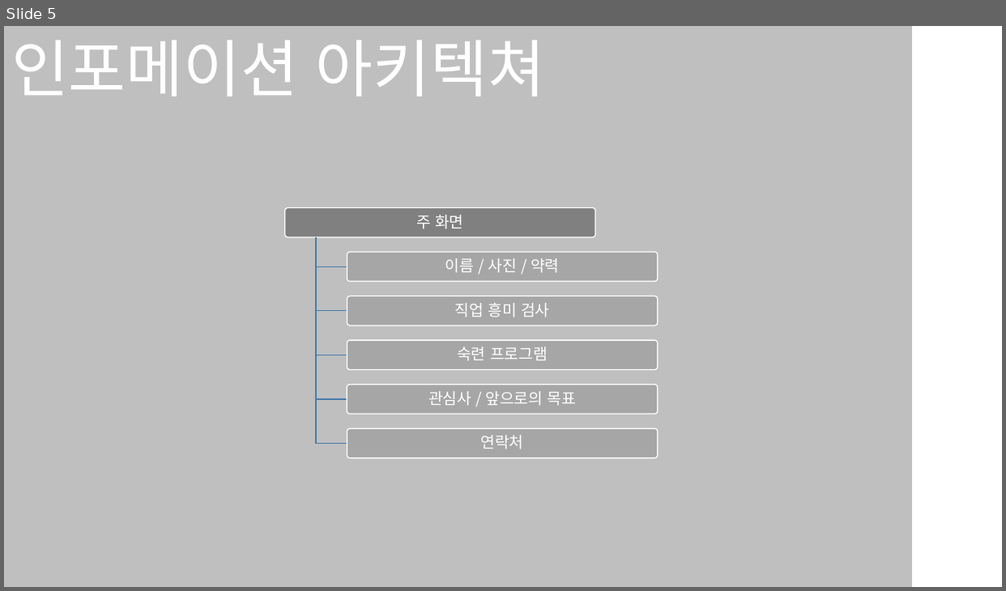
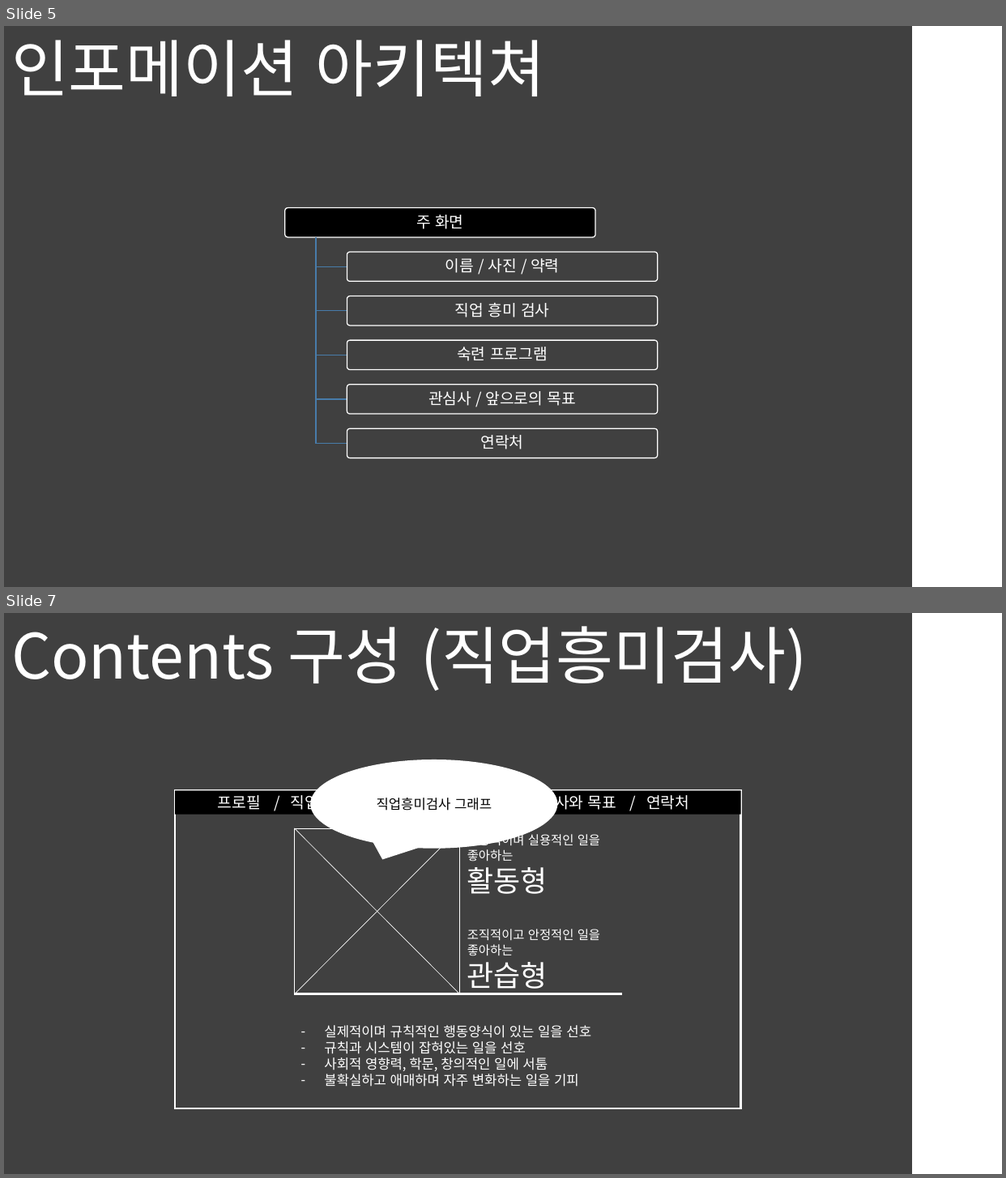
Before and after one commit to KTW-WTF/DJ, a slide deck: 자기소개서.pptx. Shown one above the other, each under a label of ours: slide 5 before the commit, slides 5 and 7 after it; the slides between them are not shown. The pictures are 1006x591 and 1006x1178 pixels, drawn with LibreOffice and Linux fonts; fonts in the diff are those of the drawing. Boxes give left, top, right and bottom in pixels: in the first picture for what was removed or moved away, otherwise in the second. Text is boxed around its words. In the diff, an @@ line names an element or a change of style, - is before the commit and + after.

```diff
--- a/자기소개서.pptx
+++ b/자기소개서.pptx
@@ slide 7 added at bbox=[4, 613, 1002, 1174], background #FFFFFF @@
@@ rectangle added at bbox=[4, 613, 912, 1174], fill #404040 @@
@@ text added at bbox=[11, 626, 807, 691], 60 pt, text #FFFFFF @@
+Contents 구성 (직업흥미검사)
@@ speech bubble added at bbox=[310, 760, 557, 849], fill #FFFFFF, 13 pt, text #000000 @@
+직업흥미검사 그래프
@@ rectangle added at bbox=[176, 791, 741, 1110], fill #404040, outline #FFFFFF 1.75 pt @@
@@ rectangle added at bbox=[176, 791, 741, 815], fill #000000, 15 pt, text #FFFFFF @@
+프로필 / 직업흥미검사 / 숙련 프로그램 / 관심사와 목표 / 연락처
@@ rectangle added at bbox=[295, 829, 621, 1104], fill #404040 @@
@@ rectangle added at bbox=[295, 829, 460, 995], fill #404040, outline #FFFFFF 1 pt @@
@@ line added from (295, 828) to (460, 995), #FFFFFF 0.5 pt @@
@@ line added from (460, 828) to (295, 995), #FFFFFF 0.5 pt @@
@@ text added at bbox=[467, 833, 600, 995], 12 pt, text #FFFFFF @@
+활동적이며 실용적인 일을 좋아하는
+활동형
+조직적이고 안정적인 일을 좋아하는
+관습형
@@ line added from (294, 995) to (622, 995), #FFFFFF 2.5 pt @@
@@ text added at bbox=[324, 1025, 591, 1087], 13 pt, text #FFFFFF @@
+– 실제적이며 규칙적인 행동양식이 있는 일을 선호
+– 규칙과 시스템이 잡혀있는 일을 선호
+– 사회적 영향력, 학문, 창의적인 일에 서툼
+– 불확실하고 애매하며 자주 변화하는 일을 기피
@@ slide 5 changed as well @@
@@ rectangle at bbox=[4, 26, 912, 587]: fill #BFBFBF to #404040 @@
@@ rounded rectangle at bbox=[285, 208, 595, 237]: fill #808080 to #000000 @@
@@ fill #A6A6A6 to #404040 in 5 elements at bbox=[347, 252, 658, 281], bbox=[347, 297, 658, 326], bbox=[347, 340, 658, 369], bbox=[347, 385, 658, 414], bbox=[347, 429, 658, 458] @@
```
Also in this commit, not shown: 10 other slides changed, 3 other slides added, 9 other files.
